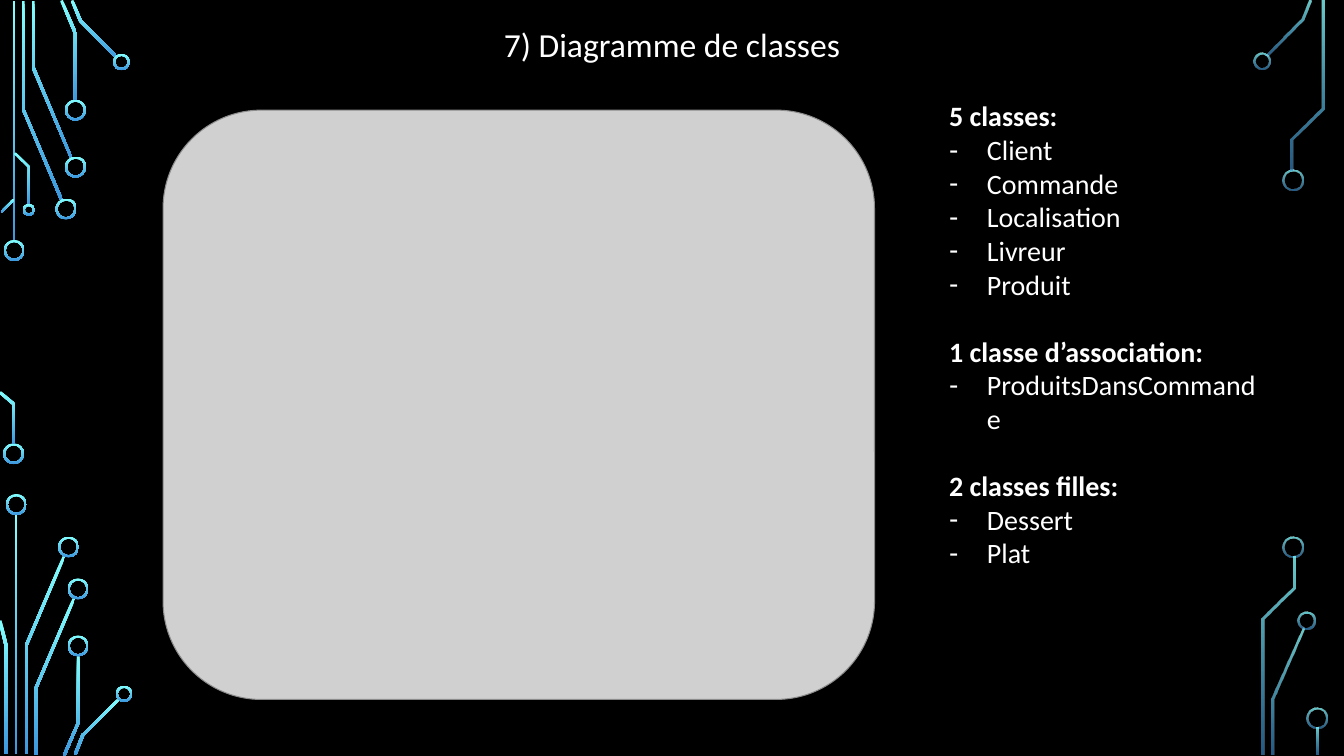
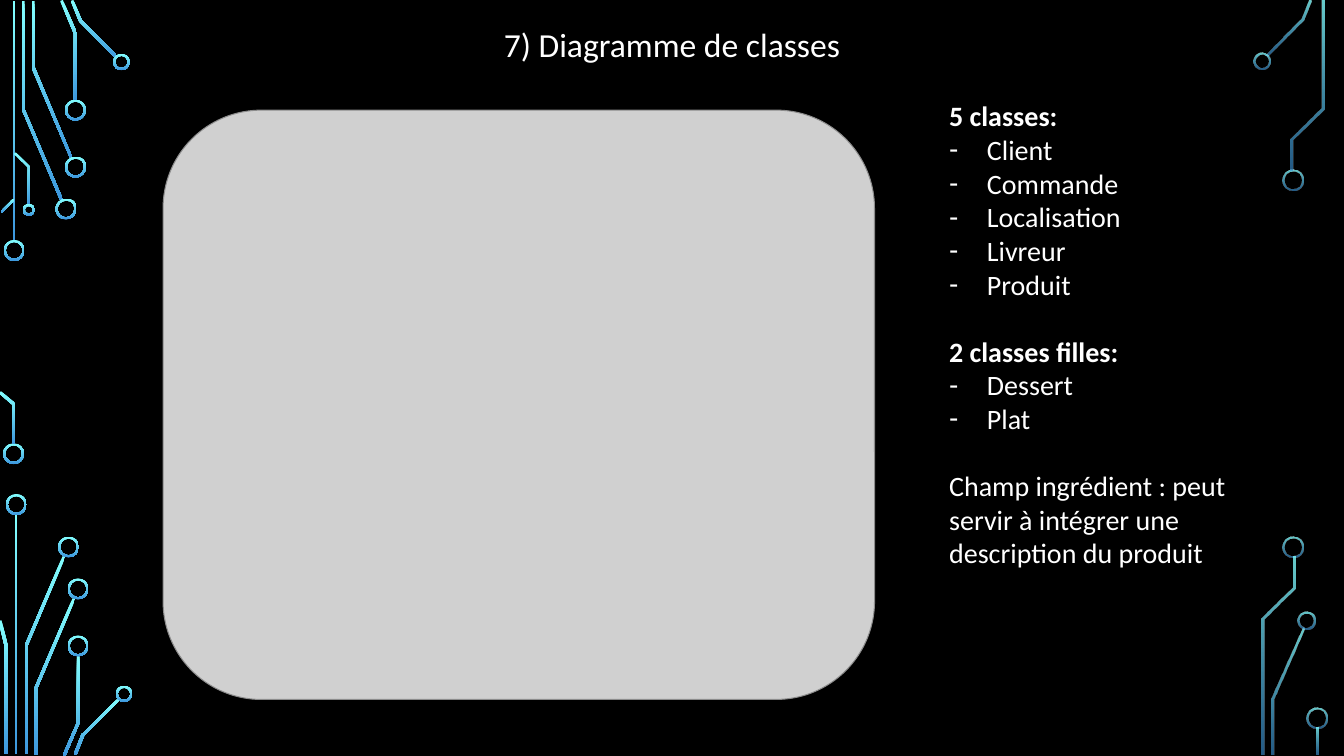
Before and after one commit to DesignGreg/Projet4-OpenClassRooms, a slide deck: slide 10 of Présentation Soutenance.pptx. Drawn at 1344x756 pixels with LibreOffice and Linux fonts; fonts in the diff are those of the drawing; grey boxes stand for pictures; background and template pictures are left out. Boxes give left, top, right and bottom in pixels: in the first picture for what was removed or moved away, otherwise in the second. Text is boxed around its words. In the diff, an @@ line names an element or a change of style, - is before the commit and + after.

```diff
--- a/Présentation Soutenance.pptx
+++ b/Présentation Soutenance.pptx
@@ text at (x1=949, y1=341, x2=1203, y2=363): paragraphs removed @@
-1 classe d’association:
-– ProduitsDansCommande
@@ text at (x1=949, y1=476, x2=1225, y2=568): paragraph added @@
+Champ ingrédient : peut servir à intégrer une description du produit
```
Also in this commit, not shown: 2 other slides changed, 9 other files.
